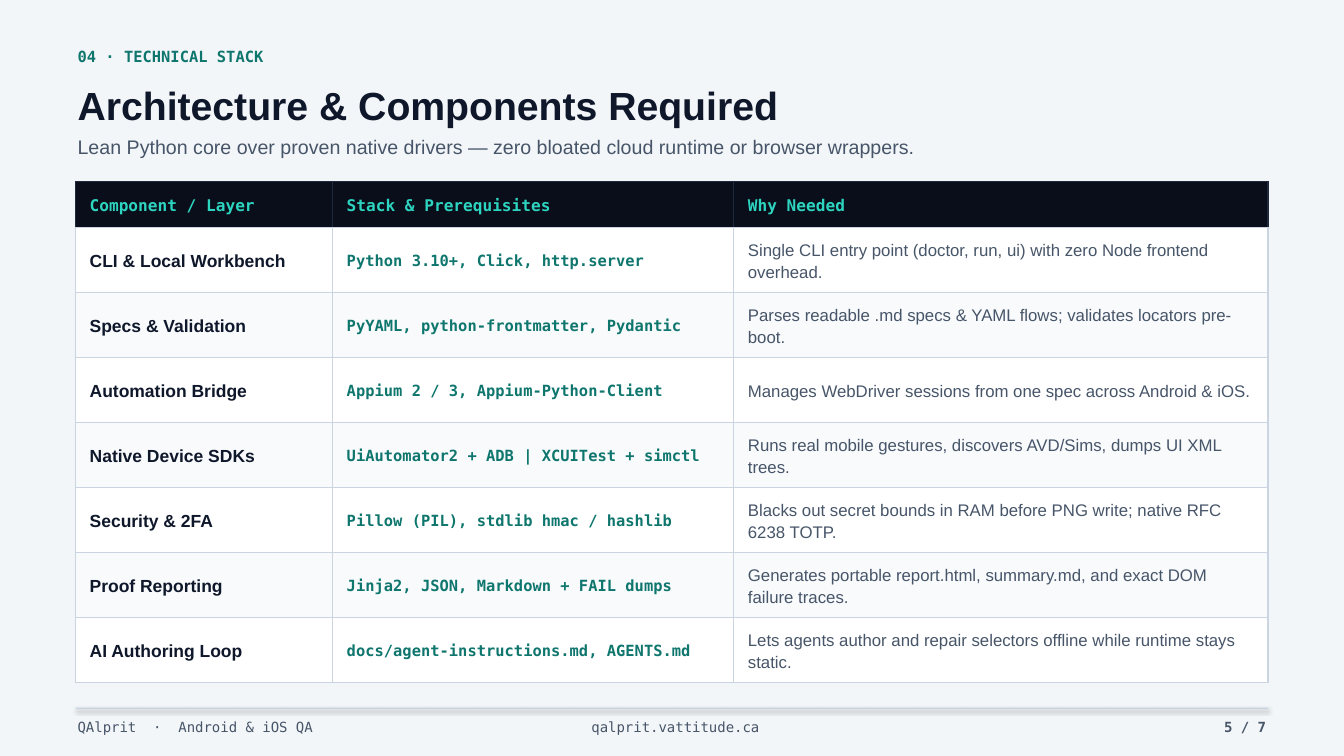
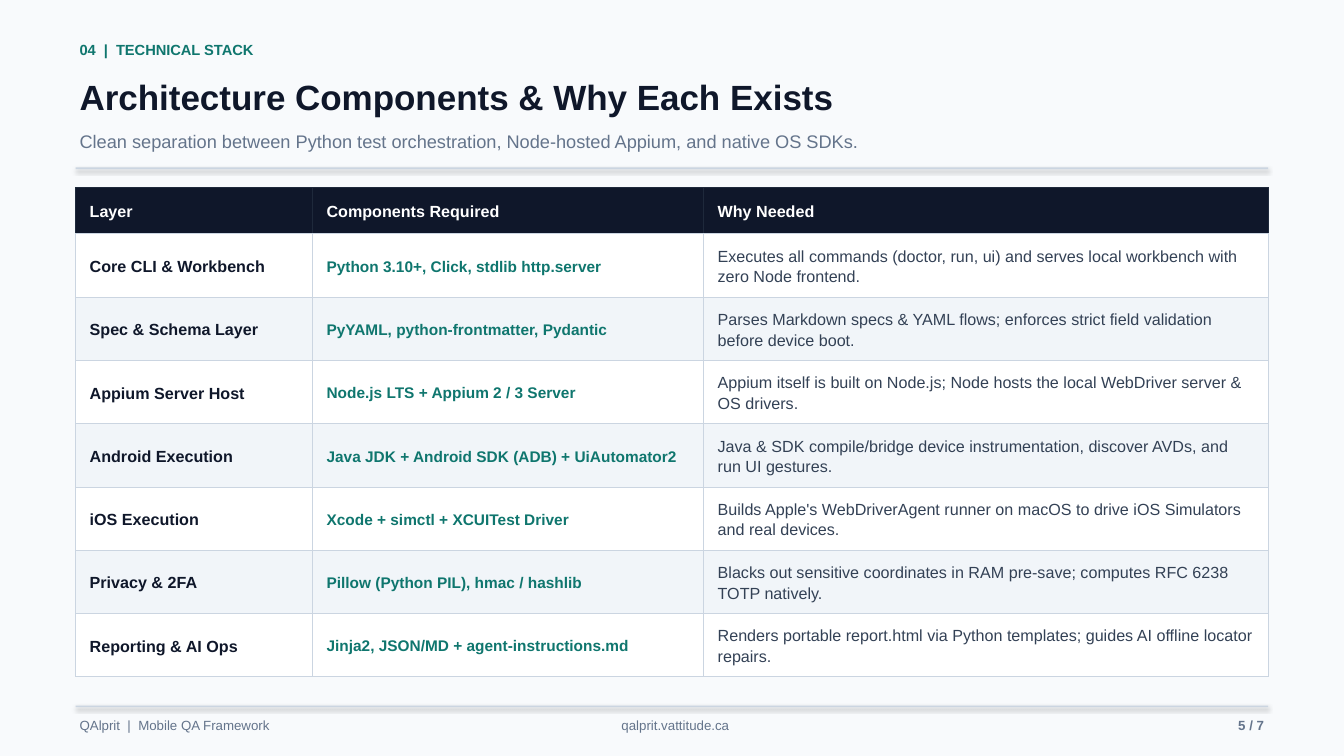
Before and after one commit to vattitude-me/QAlprit, a slide deck: slide 5 of docs/QAlprit-Overview.pptx. Drawn at 1344x756 pixels with LibreOffice and Linux fonts; fonts in the diff are those of the drawing. Boxes give left, top, right and bottom in pixels: in the first picture for what was removed or moved away, otherwise in the second. Text is boxed around its words. In the diff, an @@ line names an element or a change of style, - is before the commit and + after.

Commit message:
docs: refine overview deck typography, palette, and zero-overlap layout

```diff
--- a/docs/QAlprit-Overview.pptx
+++ b/docs/QAlprit-Overview.pptx
@@ background #F3F6F9 to #F8FAFC @@
@@ text at (80, 44, 253, 55): text changed; size 11 to 10.5 pt; font DejaVu Sans Mono to Arial @@
-04 · TECHNICAL STACK
+04 | TECHNICAL STACK
@@ text at (80, 84, 833, 116): text changed; size 28 to 25 pt @@
-Architecture & Components Required
+Architecture Components & Why Each Exists
@@ text at (80, 135, 857, 152): text changed; size 14 to 13 pt; text colour #475569 to #64748B @@
-Lean Python core over proven native drivers — zero bloated cloud runtime or browser wrappers.
+Clean separation between Python test orchestration, Node-hosted Appium, and native OS SDKs.
@@ rectangle added at (76, 167, 1268, 169), fill #CBD5E1 @@
@@ table at (76, 188, 1268, 678) @@
-row 1, column 1: Component / Layer
+row 1, column 1: Layer
-row 1, column 2: Stack & Prerequisites
+row 1, column 2: Components Required
-row 2: CLI & Local Workbench | Python 3.10+, Click, http.server | Single CLI entry point (doctor, run, ui) with zero Node frontend overhead.
+row 2: Core CLI & Workbench | Python 3.10+, Click, stdlib http.server | Executes all commands (doctor, run, ui) and serves local workbench with zero Node frontend.
-row 3, column 1: Specs & Validation
+row 3, column 1: Spec & Schema Layer
-row 3, column 3: Parses readable .md specs & YAML flows; validates locators pre-boot.
+row 3, column 3: Parses Markdown specs & YAML flows; enforces strict field validation before device boot.
-row 4: Automation Bridge | Appium 2 / 3, Appium-Python-Client | Manages WebDriver sessions from one spec across Android & iOS.
+row 4: Appium Server Host | Node.js LTS + Appium 2 / 3 Server | Appium itself is built on Node.js; Node hosts the local WebDriver server & OS drivers.
-row 5: Native Device SDKs | UiAutomator2 + ADB | XCUITest + simctl | Runs real mobile gestures, discovers AVD/Sims, dumps UI XML trees.
+row 5: Android Execution | Java JDK + Android SDK (ADB) + UiAutomator2 | Java & SDK compile/bridge device instrumentation, discover AVDs, and run UI gestures.
-row 6: Security & 2FA | Pillow (PIL), stdlib hmac / hashlib | Blacks out secret bounds in RAM before PNG write; native RFC 6238 TOTP.
+row 6: iOS Execution | Xcode + simctl + XCUITest Driver | Builds Apple's WebDriverAgent runner on macOS to drive iOS Simulators and real devices.
-row 7: Proof Reporting | Jinja2, JSON, Markdown + FAIL dumps | Generates portable report.html, summary.md, and exact DOM failure traces.
+row 7: Privacy & 2FA | Pillow (Python PIL), hmac / hashlib | Blacks out sensitive coordinates in RAM pre-save; computes RFC 6238 TOTP natively.
-row 8: AI Authoring Loop | docs/agent-instructions.md, AGENTS.md | Lets agents author and repair selectors offline while runtime stays static.
+row 8: Reporting & AI Ops | Jinja2, JSON/MD + agent-instructions.md | Renders portable report.html via Python templates; guides AI offline locator repairs.
@@ fill #090E1A to #0F172A in row 1 @@
@@ fill #F8FAFC to #F1F5F9 in 9 cells @@
@@ font DejaVu Sans Mono to Arial in "Why Needed", "PyYAML, python-frontmatter, Pydantic" @@
@@ text colour #2DD4BF to #FFFFFF in "Why Needed" @@
@@ borders changed @@
@@ table: place and size @@
-table at (76, 181, 1268, 683)
+table at (76, 188, 1268, 678)
@@ text "qalprit.vattitude.ca" at (621, 720, 729, 733): size 10 to 9.5 pt, font DejaVu Sans Mono to Arial, text colour #475569 to #64748B; line spacing 1.15 to 1.18 @@
@@ text "5 / 7" at (1238, 721, 1264, 730): size 10 to 9.5 pt, font DejaVu Sans Mono to Arial, text colour #475569 to #64748B; line spacing 1.15 to 1.18 @@
@@ text "5 / 7": place and size @@
-text "5 / 7" at (1224, 722, 1266, 732)
+text "5 / 7" at (1238, 721, 1264, 730)
@@ text at (80, 720, 269, 733): text changed; size 10 to 9.5 pt; font DejaVu Sans Mono to Arial; text colour #475569 to #64748B @@
-QAlprit · Android & iOS QA
+QAlprit | Mobile QA Framework
```
Also in this commit, not shown: 6 other slides changed.
